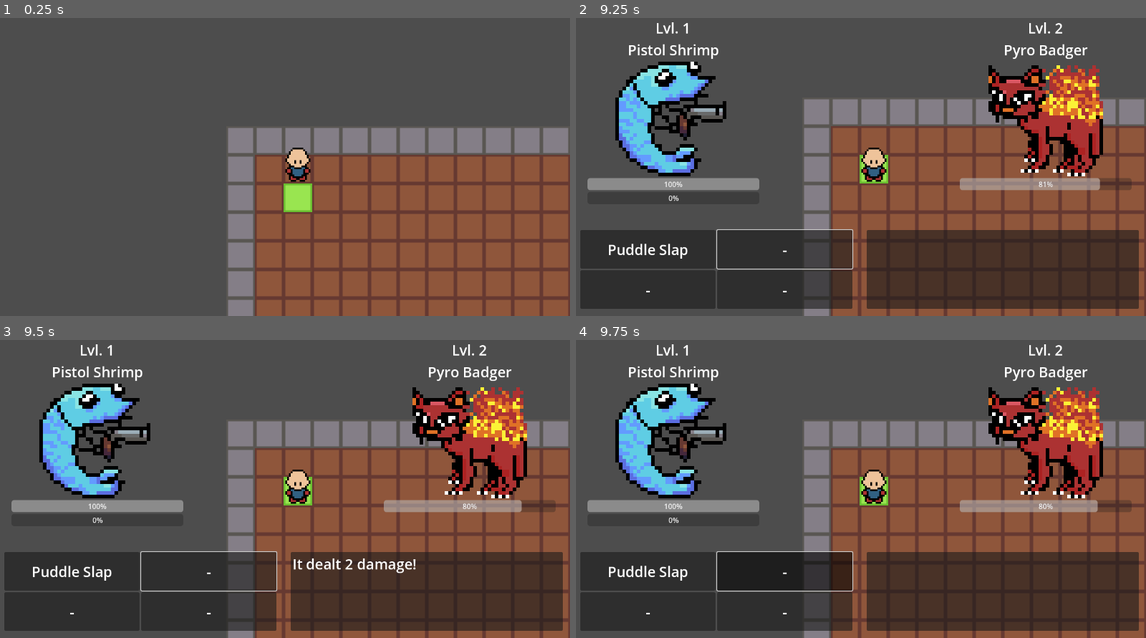
Above: before the commit, frames 1-4 (two rows, left to right).
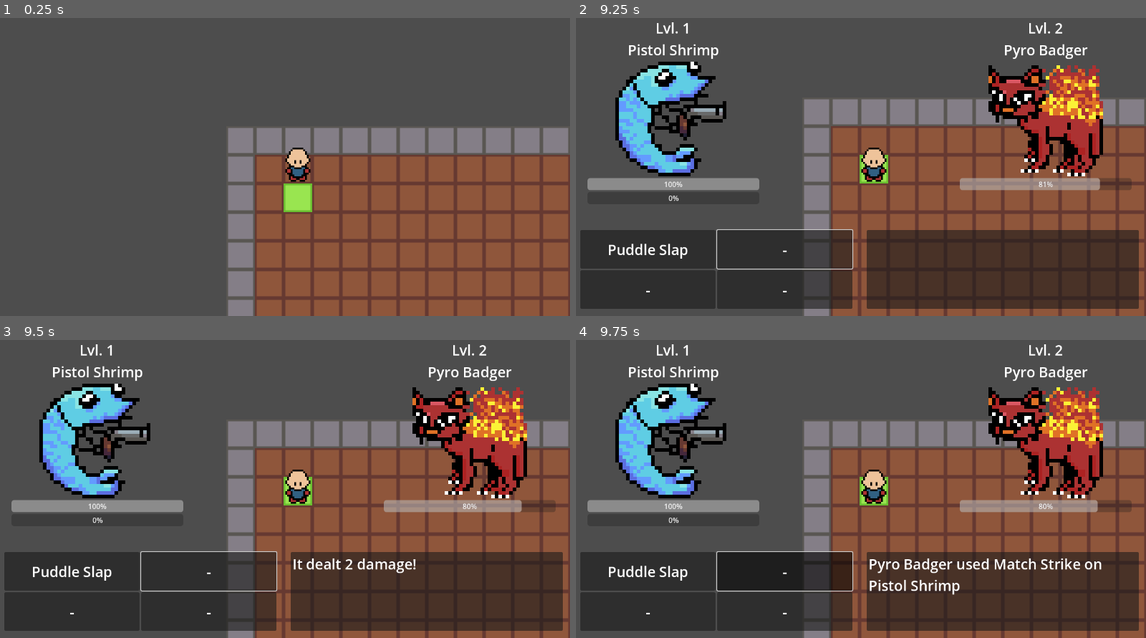
Above: after the commit, the same moments.

Repository: jevonsp/monster-tamer
Game: Godot game, scene res://main/main.tscn
Same seed, same stepped clock (60 frames per second), same inputs: the game is played once before the commit and once after it.
Inputs (mouse positions are in pixels of both pictures, inside the frame that each line leads up to):
- Up to frame 1 (0.25 s): no input
- Up to frame 2 (9.25 s): tap Enter at 0.5 s; move the mouse to (986, 140) at 0.52 s; hold D (right) 0.53-1.28 s; hold Space (yes) 0.53-1.28 s; click (986, 140) at 0.67 s; move the mouse to (747, 169) at 1.27 s; hold S (down) 1.28-2.03 s; tap Shift at 1.35, 2.85, 4.35, 8.85 s; move the mouse to (918, 83) at 2.02 s; hold D (right) 2.03-2.78 s; hold Space (yes) 2.03-2.78 s; move the mouse to (832, 220) at 2.77 s; hold W (up) 2.78-3.53 s; click (832, 220) at 2.92 s; move the mouse to (1032, 202) at 3.52 s; hold Space (yes) 3.53-4.28 s; hold A (left) 3.53-5.03 s; move the mouse to (690, 107) at 4.27 s; move the mouse to (889, 155) at 5.02 s; hold S (down) 5.03-5.75 s; hold Space (yes) 5.03-5.75 s; click (889, 155) at 5.17 s; click "Party" at 5.75 s; click "Fight" at 6.5 s; click "Puddle Slap" at 7.25 s; click "-" at 8 s; move the mouse to (775, 74) at 8.77 s; hold D (right) from 8.78 s (still down)
- Up to frame 3 (9.5 s): keep holding D (right)
- Up to frame 4 (9.75 s): move the mouse to (986, 462) at 9.52 s; release D (right) at 9.53 s; hold W (up) from 9.53 s (still down); hold Space (yes) from 9.53 s (still down)

Frames 1-3 are identical in both runs. In frame 4, 0.9% of the frame differs, in the area x 51-93%, y 73-86%.

Commit message:
Save point before reorg

Diff:
--- a/battle/battle.gd
+++ b/battle/battle.gd
@@ -126,6 +126,7 @@
 		return
 
 	processing = false
+	_manage_focus()
 	_get_enemy_action()
 	await _execute_turn_queue()
 	processing = true
@@ -167,6 +168,8 @@
 		await entry.action.execute(entry.actor, entry.target)
 
 	turn_queue.clear()
+	processing = true
+	_manage_focus()
 
 
 func _sort_turn_queue() -> void:
--- a/battle/label.gd
+++ b/battle/label.gd
@@ -42,8 +42,8 @@
 
 
 func text_finished() -> void:
+	clean_up()
 	Global.text_box_complete.emit()
-	clean_up()
 
 
 func clean_up() -> void:
--- a/classes/Move.gd
+++ b/classes/Move.gd
@@ -13,10 +13,13 @@
 	print_debug("Move=%s, Actor=%s, Target=%s" % [self, actor, target])
 	var damage = base_power
 	var pre_text: Array[String] = ["%s used %s on %s" % [actor.name, name, target.name]]
+	print("pre_text: ", pre_text)
 
 	Global.send_text_box.emit(pre_text, true)
+
 	Global.send_move_animation.emit(animation)
 	await Global.move_animation_complete
+
 	Global.send_sprite_shake.emit(target)
 
 	target.take_damage(damage)
